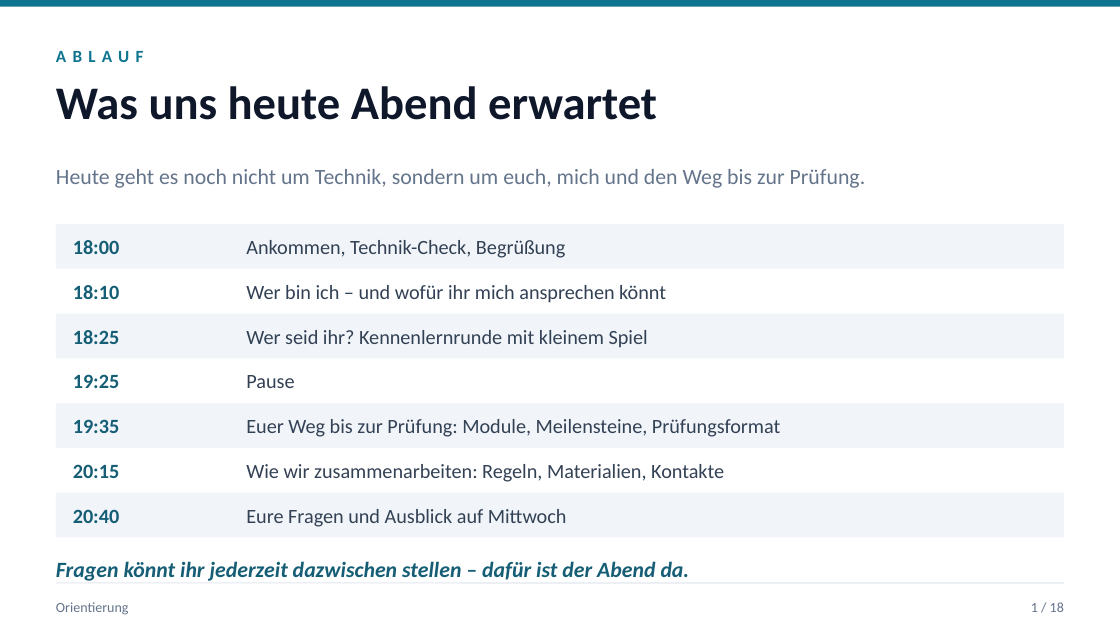
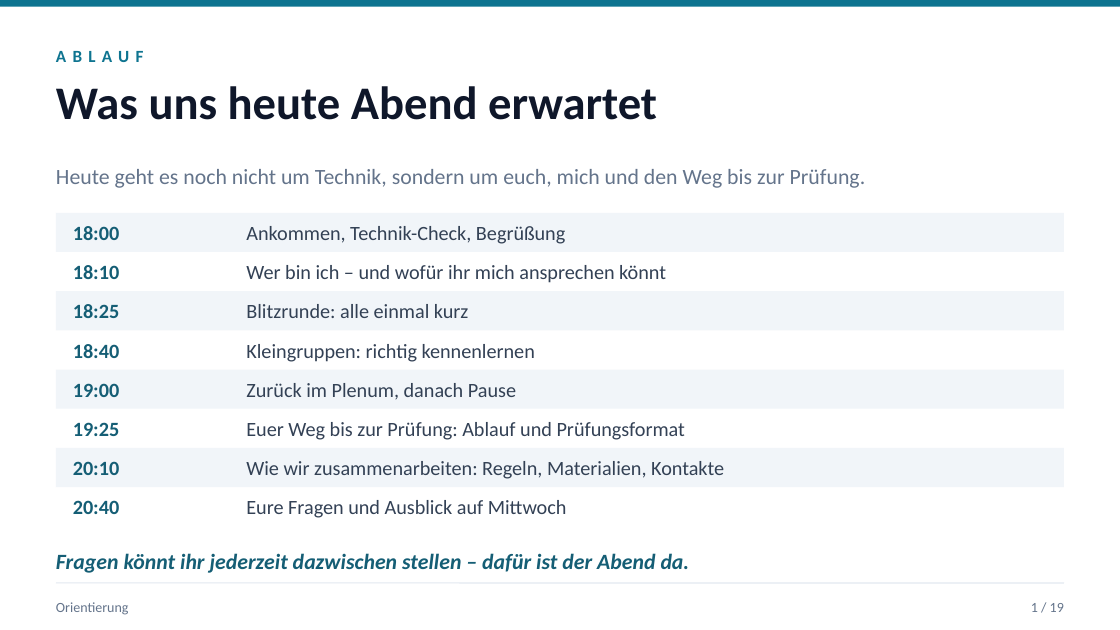
Before and after one commit to JacobMenge/kurs-unterlagen, a slide deck: slide 2 of folien/dist/00-orientierung.pptx. Drawn at 1120x630 pixels with LibreOffice and Linux fonts; fonts in the diff are those of the drawing. Boxes give left, top, right and bottom in pixels: in the first picture for what was removed or moved away, otherwise in the second. Text is boxed around its words. In the diff, an @@ line names an element or a change of style, - is before the commit and + after.

Commit message:
folien: vorstellung ergänzt, kennenlernrunde für große gruppe; website-verweise entfernt

```diff
--- a/folien/dist/00-orientierung.pptx
+++ b/folien/dist/00-orientierung.pptx
@@ rectangle: place and size @@
-rectangle at bbox=[56, 224, 1064, 269]
+rectangle at bbox=[56, 213, 1064, 252]
@@ text "18:00": place and size @@
-text "18:00" at bbox=[73, 240, 119, 254]
+text "18:00" at bbox=[73, 226, 119, 240]
@@ text "Ankommen, Technik-Check, Begrüßung": place and size @@
-text "Ankommen, Technik-Check, Begrüßung" at bbox=[246, 240, 565, 258]
+text "Ankommen, Technik-Check, Begrüßung" at bbox=[246, 226, 565, 244]
@@ text "18:10": place and size @@
-text "18:10" at bbox=[73, 285, 119, 299]
+text "18:10" at bbox=[73, 265, 119, 279]
@@ text "Wer bin ich – und ...": place and size @@
-text "Wer bin ich – und ..." at bbox=[246, 285, 666, 303]
+text "Wer bin ich – und ..." at bbox=[246, 265, 666, 283]
@@ rectangle: place and size @@
-rectangle at bbox=[56, 314, 1064, 358]
+rectangle at bbox=[56, 291, 1064, 330]
@@ text "18:25": place and size @@
-text "18:25" at bbox=[73, 330, 119, 344]
+text "18:25" at bbox=[73, 304, 119, 318]
@@ text added at bbox=[246, 304, 469, 318], 13 pt, text #334155 @@
+Blitzrunde: alle einmal kurz
@@ text added at bbox=[73, 344, 119, 358], 13 pt, text #155E75, bold @@
+18:40
@@ text removed at bbox=[246, 330, 648, 348] @@
-Wer seid ihr? Kennenlernrunde mit kleinem Spiel
@@ text added at bbox=[246, 344, 535, 362], 13 pt, text #334155 @@
+Kleingruppen: richtig kennenlernen
@@ rectangle: place and size @@
-rectangle at bbox=[56, 403, 1064, 448]
+rectangle at bbox=[56, 370, 1064, 409]
@@ text at bbox=[73, 383, 119, 397]: text changed @@
-19:35
+19:00
@@ text at bbox=[246, 383, 516, 400]: text changed @@
-Pause
+Zurück im Plenum, danach Pause
@@ text "19:25": place and size @@
-text "19:25" at bbox=[73, 374, 119, 388]
+text "19:25" at bbox=[73, 422, 119, 436]
@@ rectangle: place and size @@
-rectangle at bbox=[56, 493, 1064, 538]
+rectangle at bbox=[56, 448, 1064, 487]
@@ text at bbox=[246, 422, 685, 440]: text changed @@
-Euer Weg bis zur Prüfung: Module, Meilensteine, Prüfungsformat
+Euer Weg bis zur Prüfung: Ablauf und Prüfungsformat
@@ text at bbox=[73, 461, 119, 475]: text changed @@
-20:15
+20:10
@@ text "20:40": place and size @@
-text "20:40" at bbox=[73, 509, 119, 523]
+text "20:40" at bbox=[73, 500, 119, 514]
@@ text "Eure Fragen und Ausblick auf ...": place and size @@
-text "Eure Fragen und Ausblick auf ..." at bbox=[246, 509, 567, 527]
+text "Eure Fragen und Ausblick auf ..." at bbox=[246, 500, 567, 518]
@@ text "Fragen könnt ihr jederzeit dazwischen ...": place and size @@
-text "Fragen könnt ihr jederzeit dazwischen ..." at bbox=[56, 561, 690, 581]
+text "Fragen könnt ihr jederzeit dazwischen ..." at bbox=[56, 553, 690, 573]
@@ text at bbox=[1031, 603, 1064, 612]: text changed @@
-1 / 18
+1 / 19
```
Also in this commit, not shown: 15 other slides changed, 4 slides added, 3 slides removed, 10 other files.
